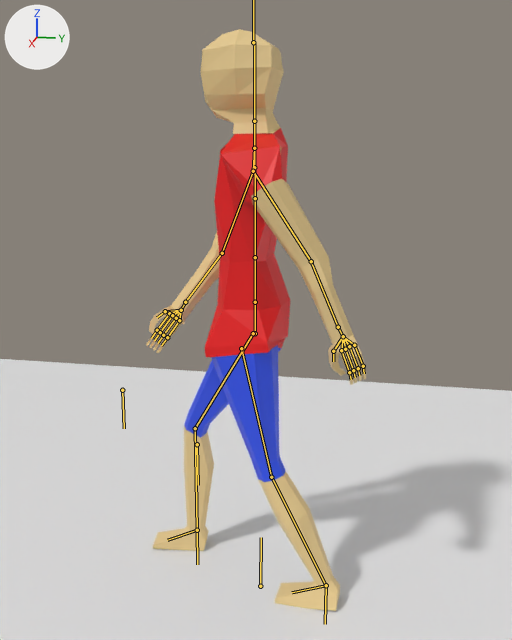
The Blender file DevelopmentAssets/Character/character_model.blend as it was, and as the next commit left it.
Rendered twice from a camera (50 mm lens) standing at (5.57, 1.18, 1.51) and looking at (-0.03, 0.06, 0.11). Every picture has the same lights, and +X, +Y and +Z are marked at upper left. Both versions are drawn at frame 11 of the action 'Walk'; the numbers are the values there. The bones that bend it are drawn over the model as lines.
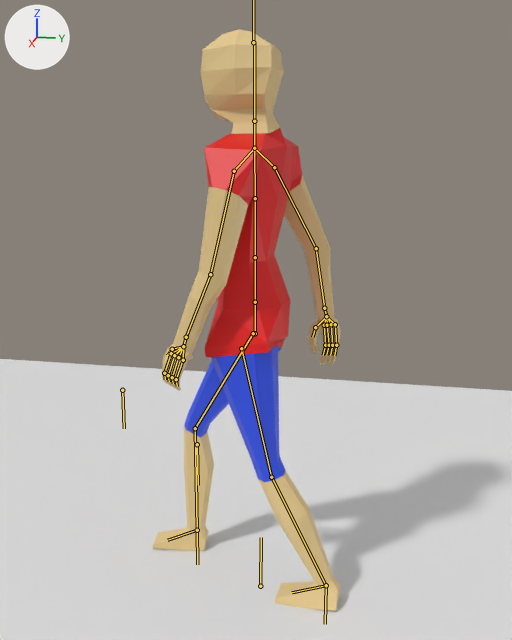
Commit message: Switch arms

Pixel boxes (x1, y1, x2, y2) of what changed, in the pictures (512 x 640 px):
'Cube', posed (15% narrower): before (146, 29, 366, 611); after (153, 29, 340, 611)
bone 'Shoulder_R', root to tip: before (254, 148) to (254, 167); after (254, 148) to (274, 167)
bone 'Arm_R', root to tip: before (254, 167) to (222, 253); after (274, 167) to (316, 248)
bone 'Forearm_R', root to tip: before (222, 253) to (185, 302); after (316, 248) to (324, 308)
bone 'Shoulder_L', root to tip: before (254, 148) to (253, 171); after (254, 148) to (234, 171)
bone 'Arm_L', root to tip: before (253, 171) to (311, 261); after (234, 171) to (210, 274)

The change in detail:
Bone 'Shoulder_R' (bone_shoulder_r) turns from (0, -4, 11) to (0, 3, -10) degrees about its own x, y and z.
Bone 'Arm_R' (bone_arm_r) turns from (-25, 10, 19) to (-11, 4, -26) degrees about its own x, y and z.
Bone 'Forearm_R' (bone_forearm_r) turns from (3, -3, 16) to (-3, -3, 14) degrees about its own x, y and z.
Bone 'Shoulder_L' (bone_shoulder_l) turns from (0, -3, 9) to (0, 3, -8) degrees about its own x, y and z.
Bone 'Arm_L' (bone_arm_l) turns from (-16, 9, 32) to (-17, 2, -13) degrees about its own x, y and z.
